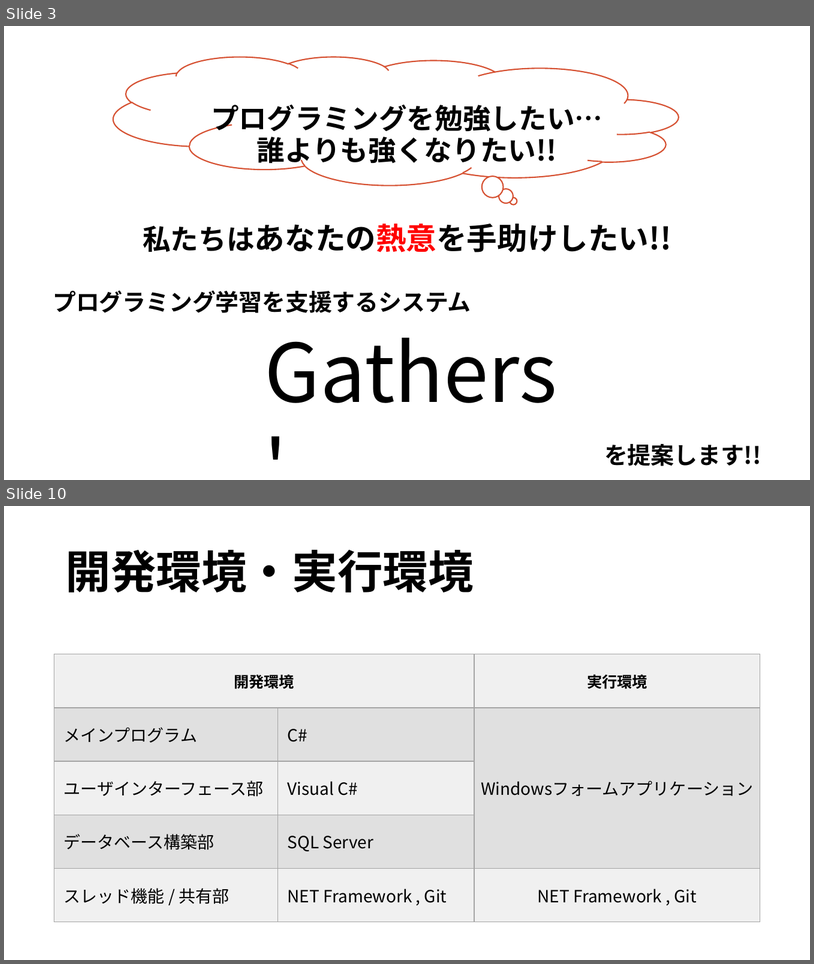
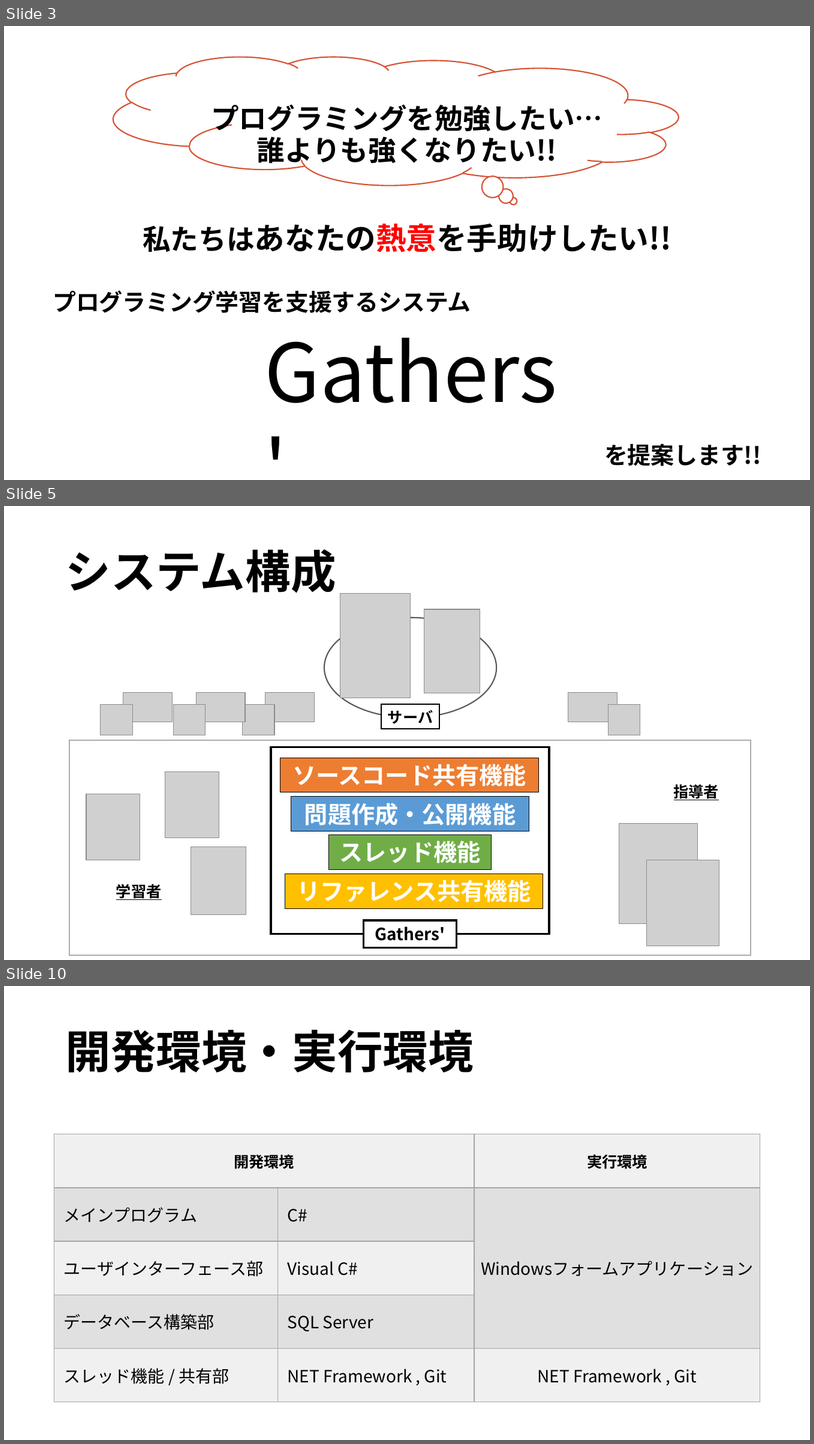
Before and after one commit to Silvestris00/SystemDesign2, a slide deck: Documents/05_PresenYoshidaLAB.pptx. Shown one above the other, each under a label of ours: slides 3 and 10 before the commit, slides 3, 5 and 10 after it; the slides between them are not shown. The pictures are 814x964 and 814x1444 pixels, drawn with LibreOffice and Linux fonts; fonts in the diff are those of the drawing; grey boxes stand for pictures; background and template pictures are left out. Boxes give left, top, right and bottom in pixels: in the first picture for what was removed or moved away, otherwise in the second. Text is boxed around its words. In the diff, an @@ line names an element or a change of style, - is before the commit and + after.

```diff
--- a/Documents/05_PresenYoshidaLAB.pptx
+++ b/Documents/05_PresenYoshidaLAB.pptx
@@ slide 5 added at (4, 506, 810, 960), background picture (left out) @@
@@ rectangle added at (4, 506, 810, 619), fill #FFFFFF, outline #FFFFFF 1 pt @@
@@ title added at (65, 549, 336, 593), 54 pt, text #000000, bold @@
+システム構成
@@ picture added at (341, 594, 411, 698) @@
@@ picture added at (425, 609, 481, 694) @@
@@ ellipse added at (324, 618, 497, 717), outline #595959 1.5 pt @@
@@ picture added at (123, 693, 172, 722) @@
@@ picture added at (197, 693, 245, 722) @@
@@ picture added at (266, 693, 314, 722) @@
@@ picture added at (569, 693, 617, 722) @@
@@ picture added at (100, 705, 132, 735) @@
@@ picture added at (173, 705, 206, 735) @@
@@ picture added at (242, 705, 275, 735) @@
@@ rectangle added at (381, 705, 440, 729), fill #FFFFFF, outline #000000 1.5 pt, 18 pt, text #000000, bold @@
+サーバ
@@ picture added at (608, 705, 641, 735) @@
@@ rectangle added at (69, 740, 751, 955), outline #AFABAB 1.5 pt @@
@@ rectangle added at (271, 747, 549, 934), outline #000000 2.25 pt @@
@@ rectangle added at (281, 757, 539, 792), fill #ED7D31, outline #000000 0.75 pt, 28 pt, text #FFFFFF, bold @@
+ソースコード共有機能
@@ picture added at (165, 772, 219, 838) @@
@@ text added at (674, 784, 720, 800), 18 pt, text #000000, bold, underline @@
+指導者
@@ picture added at (86, 794, 140, 860) @@
@@ rectangle added at (291, 796, 529, 831), fill #5B9BD5, outline #000000 0.75 pt, 28 pt, text #FFFFFF, bold @@
+問題作成・公開機能
@@ picture added at (619, 823, 698, 924) @@
@@ picture added at (191, 847, 246, 915) @@
@@ rectangle added at (329, 834, 492, 869), fill #70AD47, outline #000000 0.75 pt, 28 pt, text #FFFFFF, bold @@
+スレッド機能
@@ picture added at (647, 860, 720, 946) @@
@@ text added at (116, 883, 162, 900), 18 pt, text #000000, bold, underline @@
+学習者
@@ rectangle added at (285, 874, 543, 908), fill #FFC000, outline #000000 0.75 pt, 28 pt, text #FFFFFF, bold @@
+リファレンス共有機能
@@ rectangle added at (364, 921, 456, 948), fill #FFFFFF, outline #000000 2.25 pt, 20 pt, text #000000, bold @@
+Gathers'
```
Also in this commit, not shown: 6 slides changed, 1 slide removed, 1 other file.
